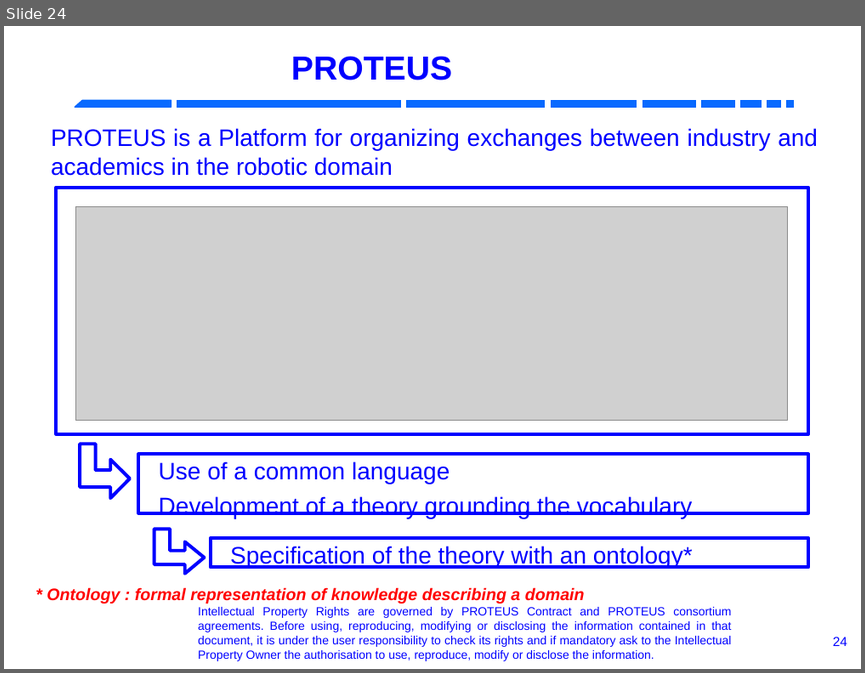
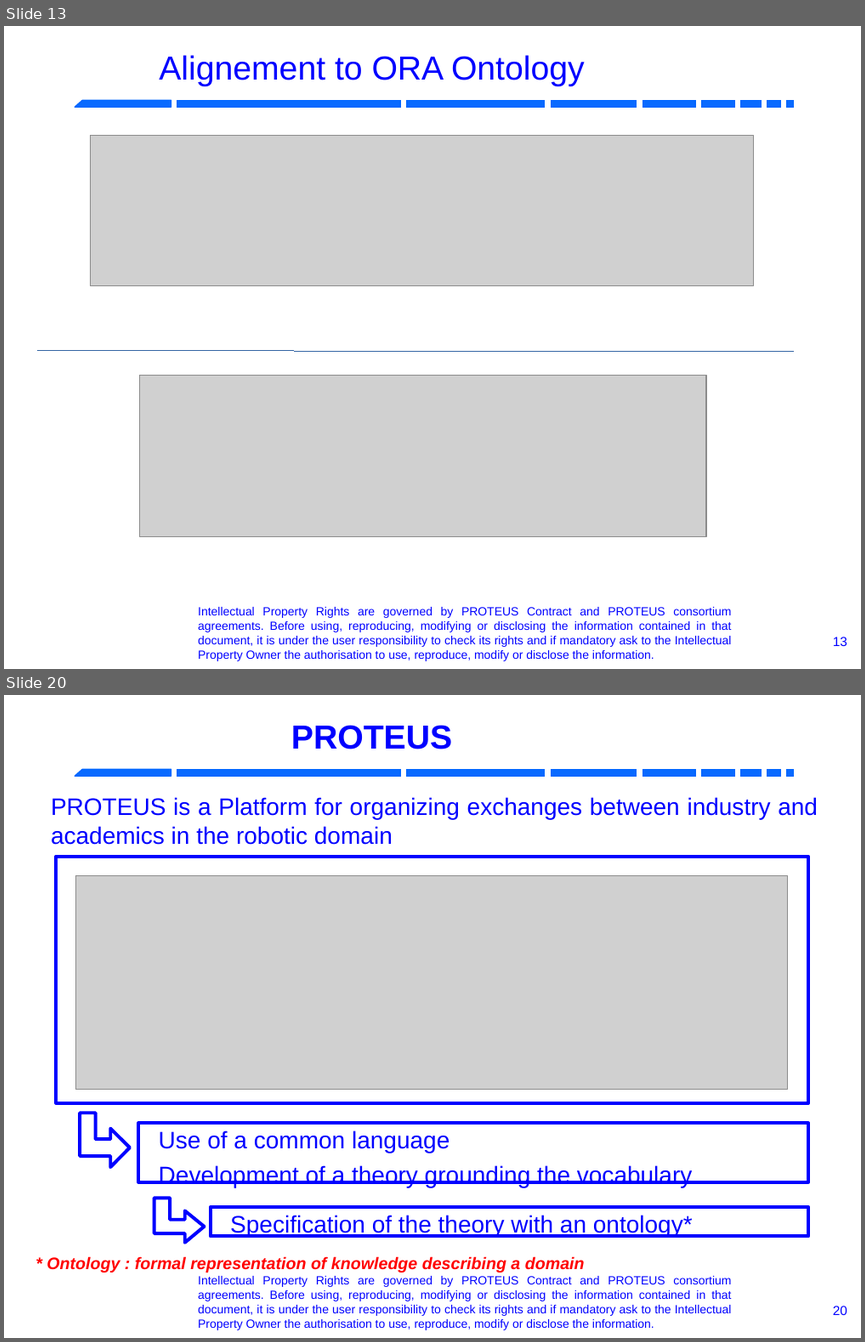
Before and after one commit to RobotML/RobotML, a slide deck: Ontologies/ORA/Meetings/20131103-IROS-Tokyo/R4.1.6-P5.9-ARoboticOntology.odp. Shown one above the other, each under a label of ours: slide 24 before the commit, slides 13 and 20 after it; the slides between them are not shown. The pictures are 865x673 and 865x1342 pixels, drawn with LibreOffice and Linux fonts; fonts in the diff are those of the drawing; grey boxes stand for pictures; background and template pictures are left out. Boxes give left, top, right and bottom in pixels: in the first picture for what was removed or moved away, otherwise in the second. Text is boxed around its words. In the diff, an @@ line names an element or a change of style, - is before the commit and + after.

```diff
--- a/Ontologies/ORA/Meetings/20131103-IROS-Tokyo/R4.1.6-P5.9-ARoboticOntology.odp
+++ b/Ontologies/ORA/Meetings/20131103-IROS-Tokyo/R4.1.6-P5.9-ARoboticOntology.odp
@@ slide 13 added at bbox=[4, 26, 861, 669], background #FFFFFF; not listed: 10 template elements that a slide beside it also shows @@
@@ title added at bbox=[159, 55, 585, 86], 28 pt, text #0000FF @@
+Alignement to ORA Ontology
@@ picture added at bbox=[91, 136, 753, 285] @@
@@ line added from (37, 351) to (793, 352), #3465A4 0 pt @@
@@ picture added at bbox=[139, 374, 706, 537] @@
@@ page number added at bbox=[833, 636, 847, 646], 11 pt, text #0000FF @@
+13
@@ what was slide 24 is now slide 20 @@
@@ page number at bbox=[833, 1305, 847, 1315]: text changed @@
-24
+20
```
Also in this commit, not shown: 12 slides changed, 14 other slides added, 4 slides removed.
